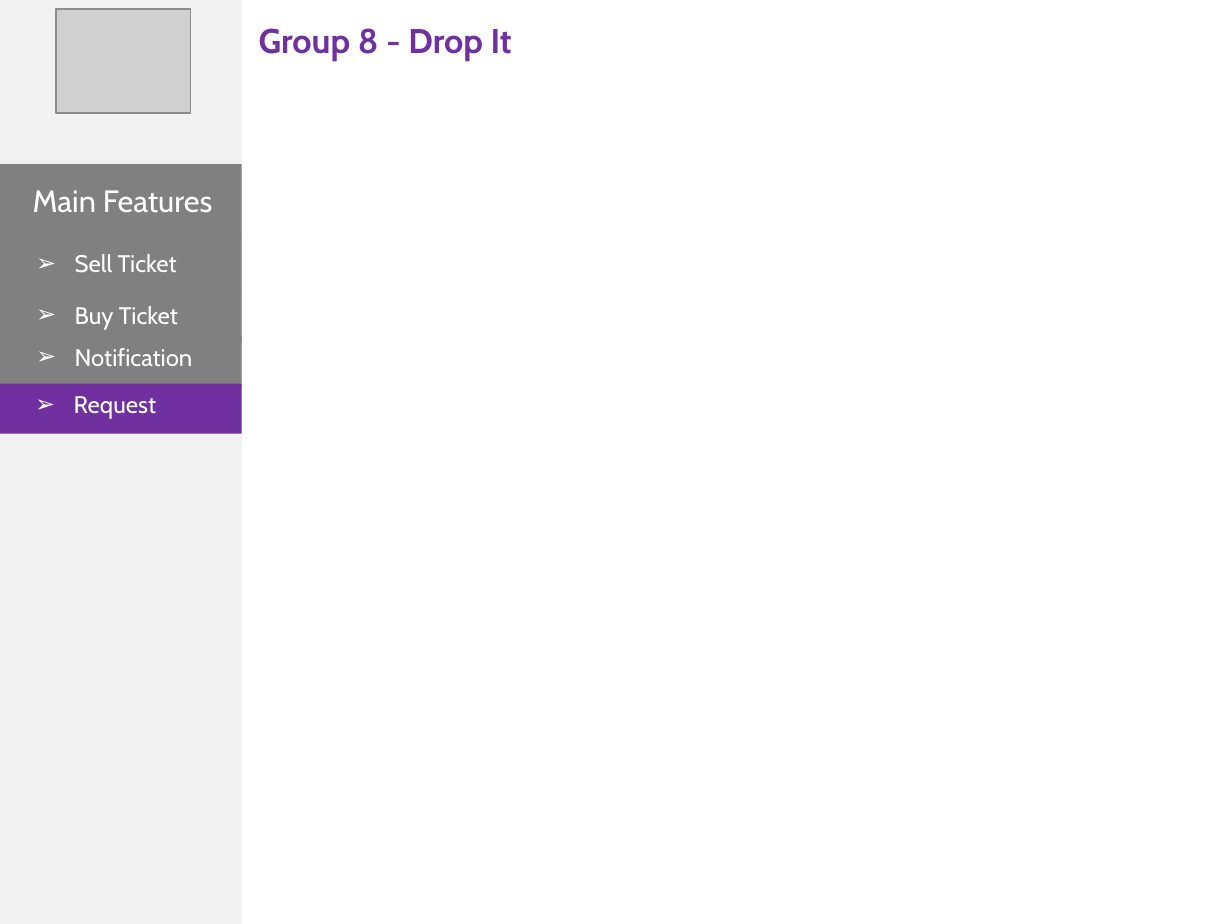
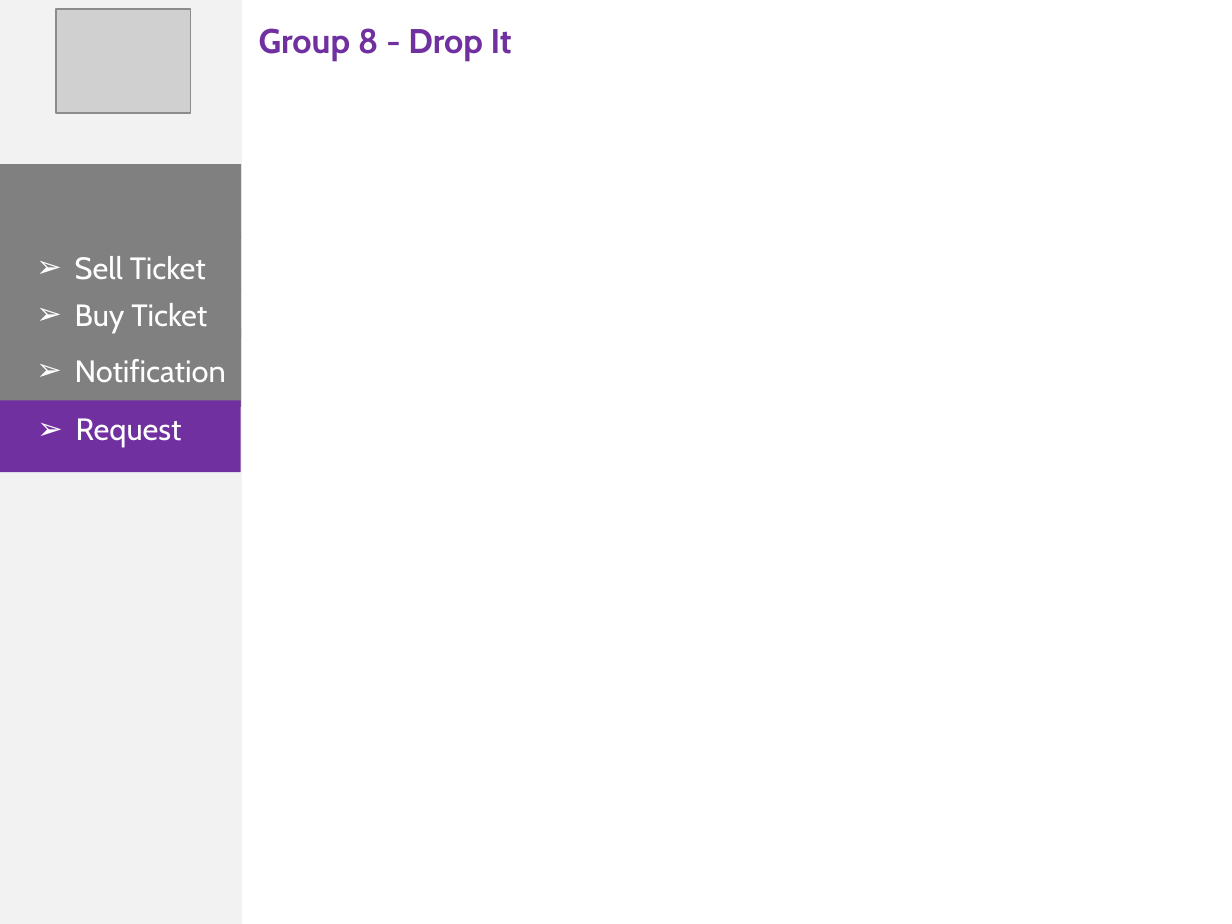
Before and after one commit to phonglk/fptu_capstone, a slide deck: slide 13 of Document/Present.pptx. Drawn at 1232x924 pixels with LibreOffice and Linux fonts; fonts in the diff are those of the drawing; grey boxes stand for pictures. Boxes give left, top, right and bottom in pixels: in the first picture for what was removed or moved away, otherwise in the second. Text is boxed around its words. In the diff, an @@ line names an element or a change of style, - is before the commit and + after.

```diff
--- a/Document/Present.pptx
+++ b/Document/Present.pptx
@@ text removed at [33, 190, 213, 212] @@
-Main Features
@@ rectangle: place and size @@
-rectangle at [0, 336, 241, 387]
+rectangle at [0, 329, 240, 408]
@@ size 14 to 18 pt in 4 elements at [75, 256, 206, 280], [75, 303, 207, 333], [75, 418, 181, 435], [75, 359, 226, 382] @@
@@ text "Notification": place and size @@
-text "Notification" at [75, 348, 193, 366]
+text "Notification" at [75, 359, 226, 382]
@@ rectangle: place and size @@
-rectangle at [0, 383, 241, 434]
+rectangle at [0, 400, 240, 472]
@@ text "Request": place and size @@
-text "Request" at [74, 396, 156, 419]
+text "Request" at [75, 418, 181, 435]
@@ text added at [76, 418, 182, 447], 18 pt, text #FFFFFF @@
+➢ Request
```
Also in this commit, not shown: 17 other slides changed.
